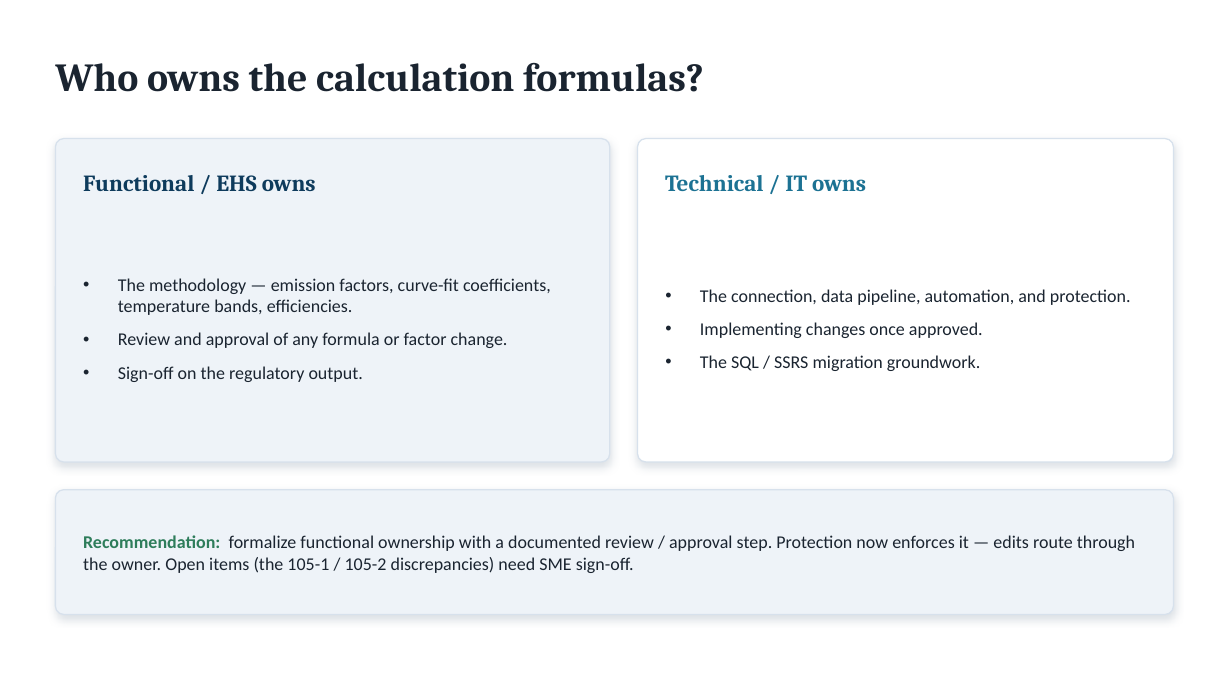
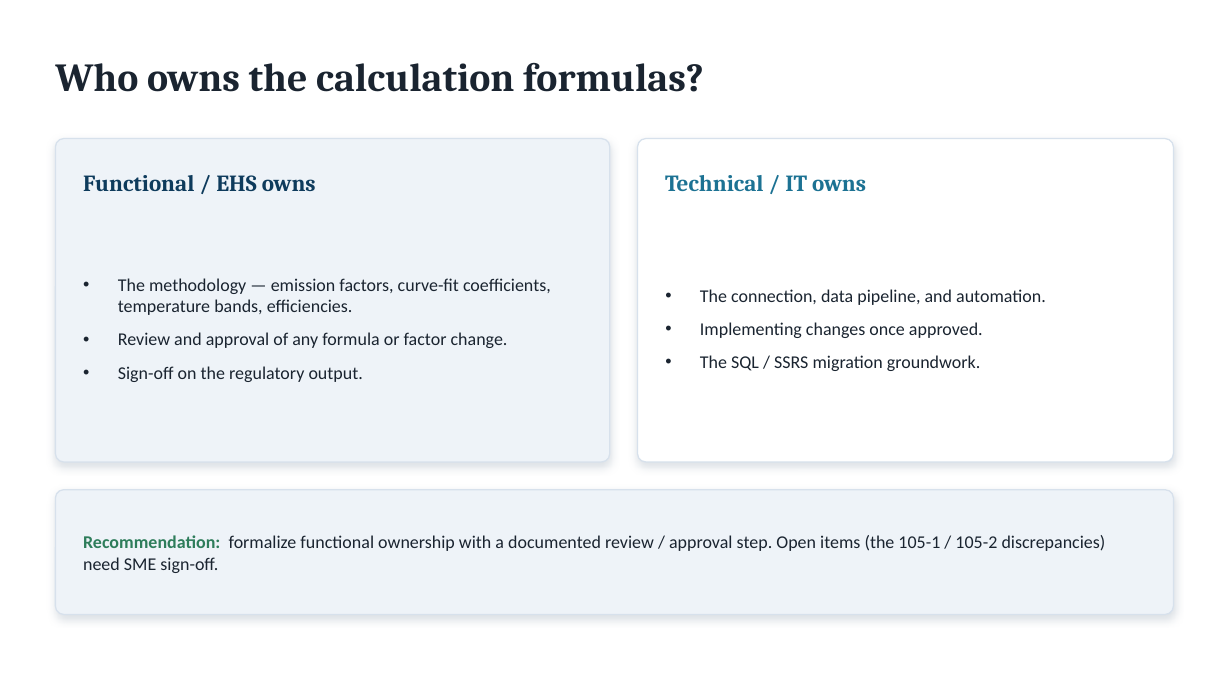
Before and after one commit to peter-computing/ITC-Reporting, a slide deck: slide 7 of EHS-HRVOC/slides/EmissionsCalculations_Functional_Changes.pptx (slide 8 before the commit). Drawn at 1232x693 pixels with LibreOffice and Linux fonts; fonts in the diff are those of the drawing. Boxes give left, top, right and bottom in pixels: in the first picture for what was removed or moved away, otherwise in the second. Text is boxed around its words. In the diff, an @@ line names an element or a change of style, - is before the commit and + after.

```diff
--- a/EHS-HRVOC/slides/EmissionsCalculations_Functional_Changes.pptx
+++ b/EHS-HRVOC/slides/EmissionsCalculations_Functional_Changes.pptx
@@ text at (700, 289, 1046, 305): text changed @@
-• The connection, data pipeline, automation, and protection.
+• The connection, data pipeline, and automation.
@@ text at (83, 535, 1106, 573): text changed @@
-Recommendation: formalize functional ownership with a documented review / approval step. Protection now enforces it — edits route through the owner. Open items (the 105-1 / 105-2 discrepancies) need SME sign-off.
+Recommendation: formalize functional ownership with a documented review / approval step. Open items (the 105-1 / 105-2 discrepancies) need SME sign-off.
```
Also in this commit, not shown: 4 other slides changed, 1 slide removed, 1 other file.
